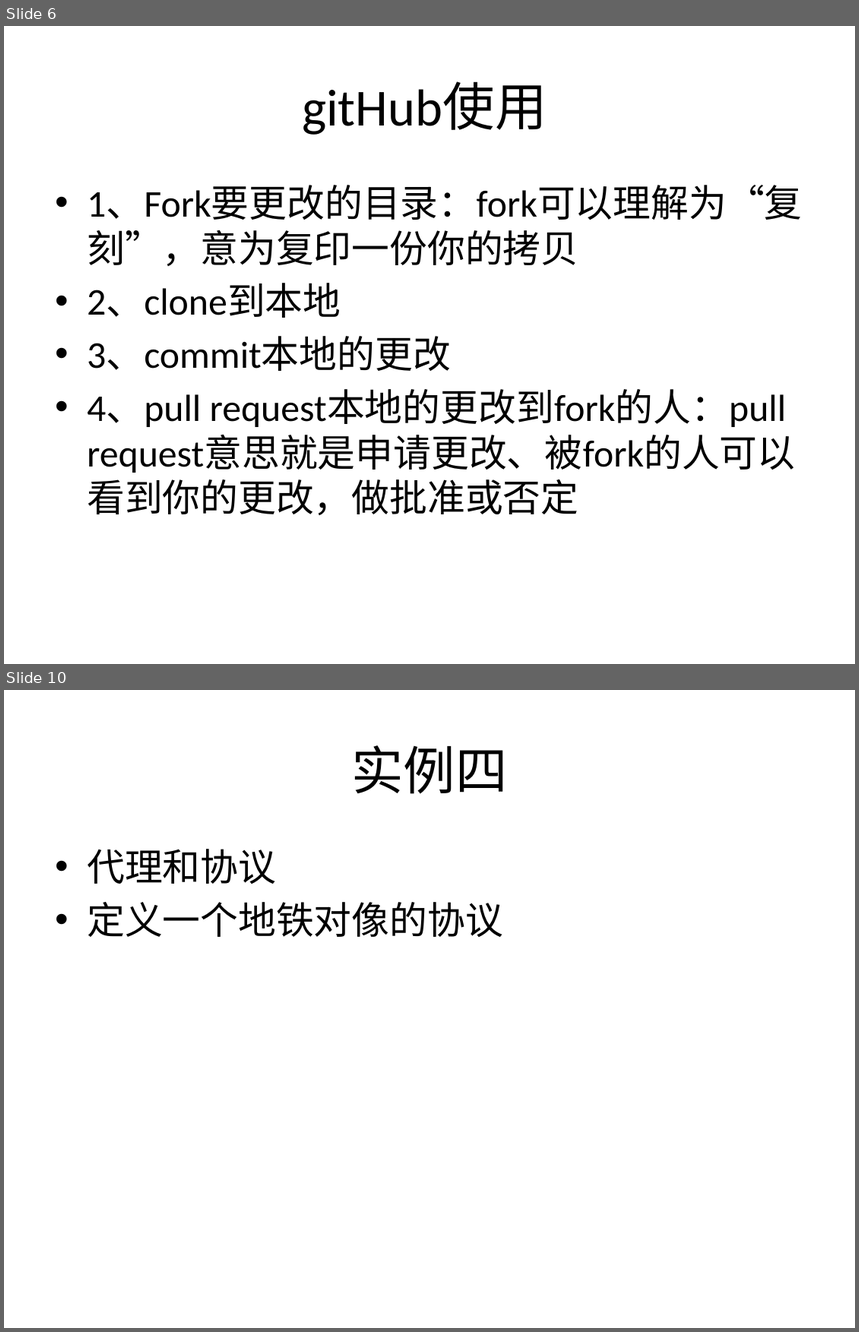
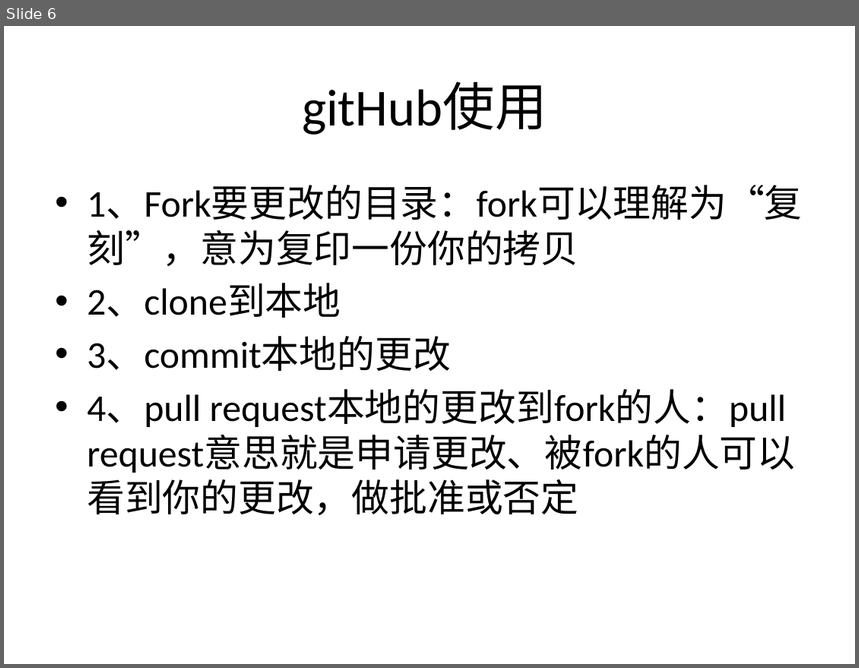
Before and after one commit to Jaykong/Ios_training_course, a slide deck: Week1/course12.pptx. Shown one above the other, each under a label of ours: slides 6 and 10 before the commit, slide 6 after it; the slides between them are not shown. The pictures are 859x1332 and 859x668 pixels, drawn with LibreOffice and Linux fonts; fonts in the diff are those of the drawing. Boxes give left, top, right and bottom in pixels: in the first picture for what was removed or moved away, otherwise in the second. Text is boxed around its words. In the diff, an @@ line names an element or a change of style, - is before the commit and + after.

```diff
--- a/Week1/course12.pptx
+++ b/Week1/course12.pptx
@@ slide 10 removed at [4, 690, 855, 1328], background #FFFFFF @@
@@ title removed at [351, 745, 507, 794] @@
-实例四
@@ text removed at [87, 849, 503, 937] @@
-• 代理和协议
-• 定义一个地铁对像的协议
```
Also in this commit, not shown: 2 slides changed, 2 slides added, 4 other slides removed, 6 other files.
